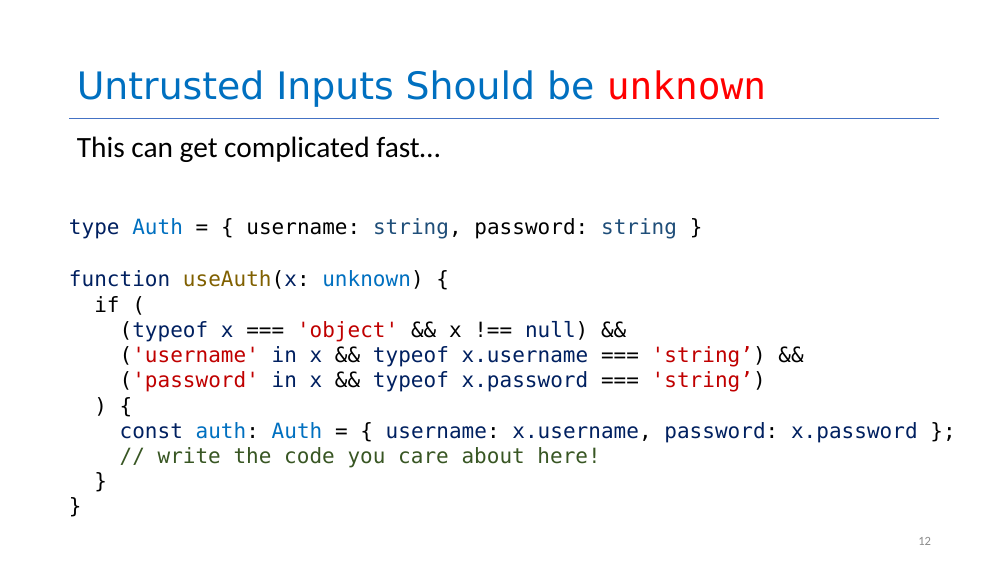
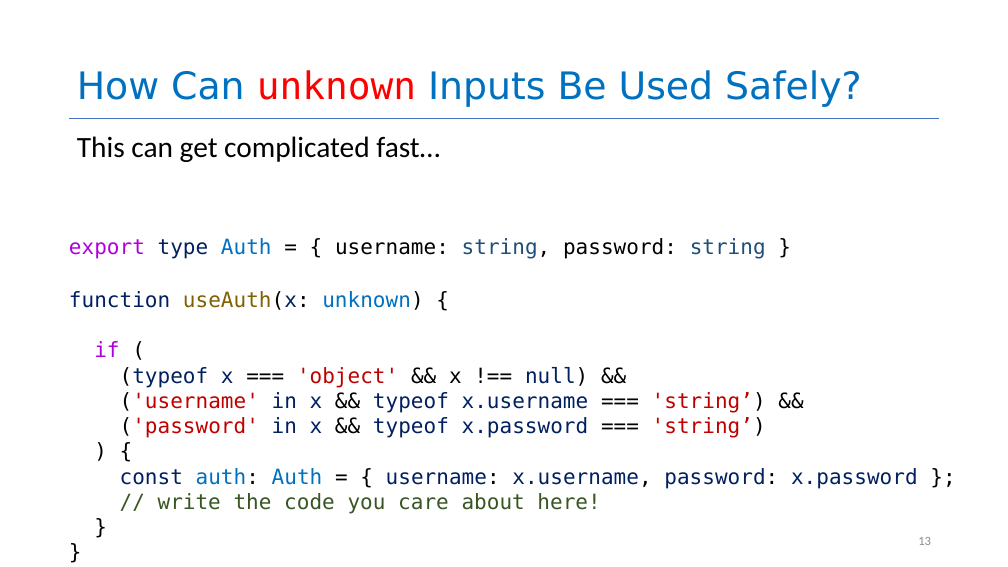
Before and after one commit to rimshaTest/CS4530-Spring-2026, a slide deck: slide 13 of Slides/Module 03.1 Trusting TypeScript.pptx (slide 12 before the commit). Drawn at 1008x567 pixels with LibreOffice and Linux fonts; fonts in the diff are those of the drawing. Boxes give left, top, right and bottom in pixels: in the first picture for what was removed or moved away, otherwise in the second. Text is boxed around its words. In the diff, an @@ line names an element or a change of style, - is before the commit and + after.

```diff
--- a/Slides/Module 03.1 Trusting TypeScript.pptx
+++ b/Slides/Module 03.1 Trusting TypeScript.pptx
@@ title at box(77, 70, 861, 107): text changed @@
-Untrusted Inputs Should be unknown
+How Can unknown Inputs Be Used Safely?
@@ text "export type Auth = { ...": place and size @@
-text "export type Auth = { ..." at box(69, 218, 918, 468)
+text "export type Auth = { ..." at box(69, 238, 918, 514)
@@ text at box(69, 238, 766, 259): text changed @@
-type Auth = { username: string, password: string }
+export type Auth = { username: string, password: string }
@@ text at box(94, 341, 119, 357): text colour #000000 to #AF00DB in "if" @@
```
Also in this commit, not shown: 12 other slides changed, 1 slide added, 4 other files.
